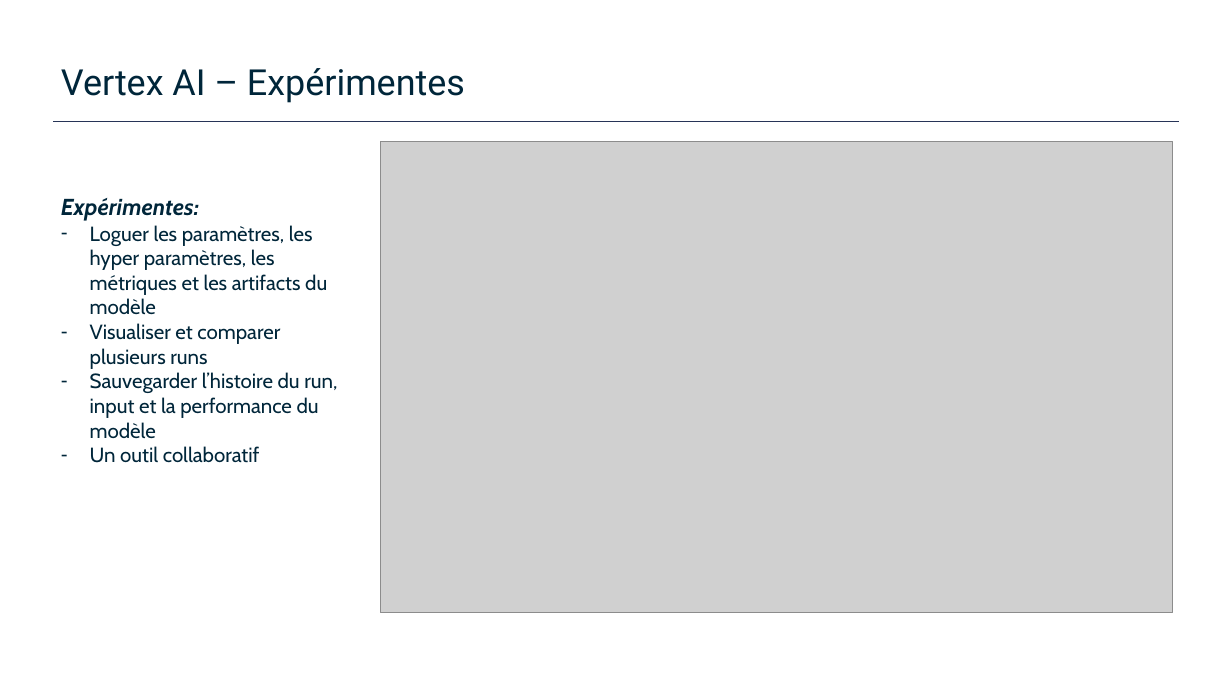
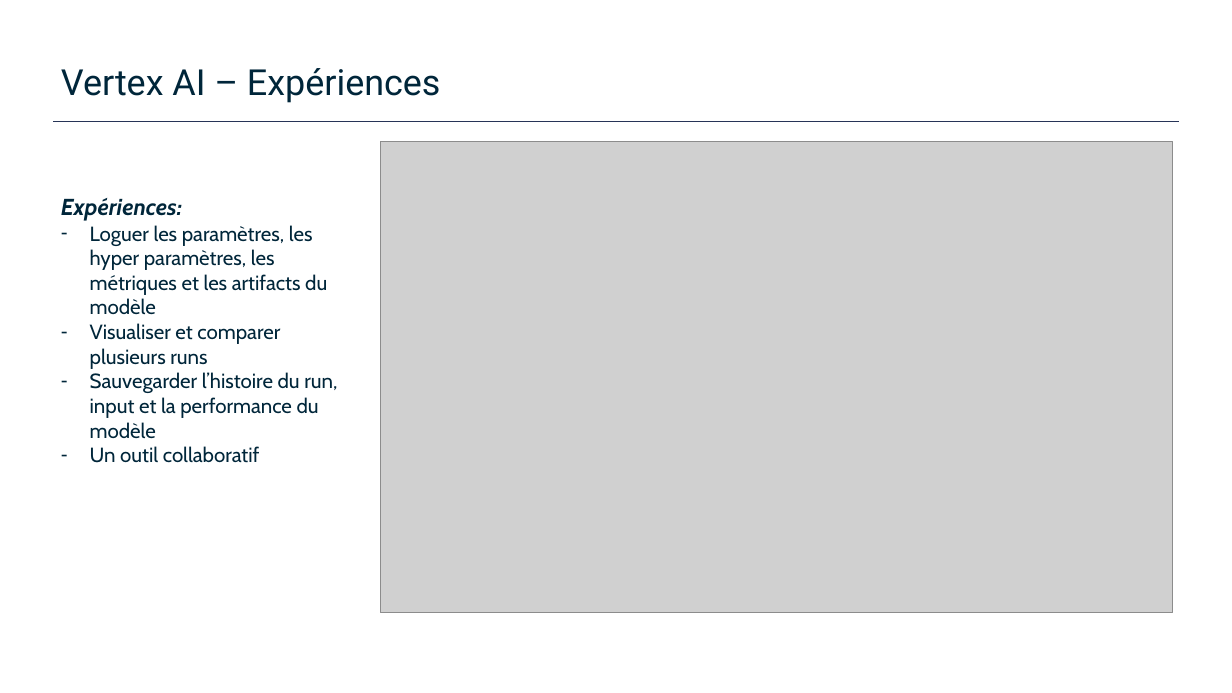
Before and after one commit to plperez626/MLOps-Introductory-Course-on-GCP, a slide deck: slide 11 of slides/2_flowml-on-gcp/gcp_mlops_vertexai_supaero.pptx. Drawn at 1232x693 pixels with LibreOffice and Linux fonts; fonts in the diff are those of the drawing; grey boxes stand for pictures; background and template pictures are left out. Boxes give left, top, right and bottom in pixels: in the first picture for what was removed or moved away, otherwise in the second. Text is boxed around its words. In the diff, an @@ line names an element or a change of style, - is before the commit and + after.

Commit message:
qq modif ppt

```diff
--- a/slides/2_flowml-on-gcp/gcp_mlops_vertexai_supaero.pptx
+++ b/slides/2_flowml-on-gcp/gcp_mlops_vertexai_supaero.pptx
@@ title at bbox=[61, 68, 440, 103]: text changed @@
-Vertex AI – Expérimentes
+Vertex AI – Expériences
@@ text at bbox=[61, 198, 182, 221]: text changed @@
-Expérimentes:
+Expériences:
```
